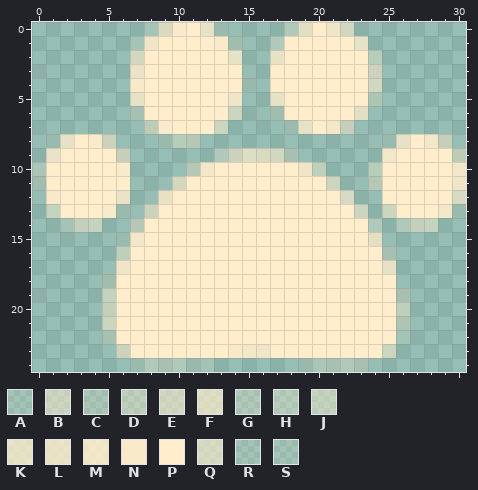
File history of a pixel-art sprite, images/paw.png. This is how it looked before the edit.
The file is 31x25 pixels. Pixels under 10% opacity are left out. Colours within 5 levels of each other are drawn and written as one.
Palette (. is transparent): A #ffefc720  B #ffebc980  C #ffeaca30  D #ffecca60  E #ffebca90  F #ffedcaaf  G #ffebcb40  H #ffefcb4f  J #ffedcb70  K #ffeecbbf  L #ffeccbcf  M #ffedcbdf  N #ffedcbef  P #ffedcb  Q #ffedcc9f  R #ffe7cf20  S #ffefcf20
After:
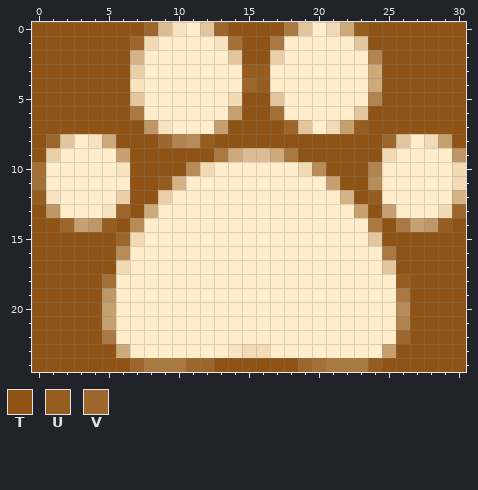
Colours new in this view: T #8e5315  U #955d20  V #9c662c
The edit:
colour B: #ffebc980 -> #c7a070
colour C: #ffeaca30 -> #a37037
colour D: #ffecca60 -> #b88c59
colour E: #ffebca90 -> #ceaa7b
colour F: #ffedcaaf -> #dcbd93
colour G: #ffebcb40 -> #aa7942
colour H: #ffefcb4f -> #b1834e
colour J: #ffedcb70 -> #bf9665
colour K: #ffeecbbf -> #e3c69d
colour L: #ffeccbcf -> #ead0a8
colour M: #ffedcbdf -> #f1dab4
colour N: #ffedcbef -> #f8e3c0
colour Q: #ffedcc9f -> #d5b387
y 0: x 0..8 ........A -> TTTTTTTTV; x 13..17 S.... -> VTTTT; x 23..30 ........ -> UTTTTTTT
y 1: x 0..7 .......A -> TTTTTTTV; x 15..16 .. -> TT; x 24..30 ....... -> TTTTTTT
y 2: x 0..6 ....... -> TTTTTTT; x 15..16 .. -> TT; x 25..30 ...... -> TTTTTT
y 3: x 0..6 ....... -> TTTTTTT; x 15..16 .. -> UU; x 25..30 ...... -> TTTTTT
y 4: x 0..6 ....... -> TTTTTTT; x 15..16 R. -> VU; x 25..30 ...... -> TTTTTT
y 5: x 0..6 ....... -> TTTTTTT; x 15..16 .. -> TT; x 25..30 ...... -> TTTTTT
y 6: x 0..6 ....... -> TTTTTTT; x 15..16 .. -> TT; x 24..30 ....... -> TTTTTTT
y 7: x 0..7 ........ -> TTTTTTTT; x 14..18 ....A -> TTTTV; x 23..30 ........ -> UTTTTTTT
y 8: x 0..1 .A -> TV; x 6..9 ...A -> TTTV; x 12..25 .............A -> UTTTTTTTTTTTTV; x 30 . -> T
y 9: x 0 . -> T; x 7..12 ...... -> TTTTTT; x 19..24 ...... -> TTTTTT
y 10: x 7..10 .... -> TTTT; x 21..23 ... -> TTT
y 11: x 7..9 ... -> TTU; x 22..23 .. -> TT
y 12: x 0 . -> U; x 7..8 .. -> TT; x 23..24 .. -> TU
y 13: x 0 . -> T; x 6..7 S. -> VT; x 24 . -> T; x 30 S -> V
y 14: x 0..2 ..A -> TTV; x 5..6 .. -> UT; x 25 . -> T; x 29..30 .. -> UT
y 15: x 0..6 ......A -> TTTTTTV; x 25..30 ...... -> TTTTTT
y 16..17: x 0..5 ...... -> TTTTTT; x 26..30 ..... -> TTTTT
y 18: x 0..4 ..... -> TTTTT; x 26..30 ..... -> UTTTT
y 19..21: x 0..4 ..... -> TTTTT; x 27..30 .... -> TTTT
y 22: x 0..4 ..... -> TTTTT; x 26..30 S.... -> VTTTT
y 23: x 0..5 ...... -> TTTTTT; x 26..30 ..... -> TTTTT
y 24: x 0..7 .......A -> TTTTTTTV; x 11..19 RR......R -> VVTTTTTTV; x 24..30 ....... -> UTTTTTT
